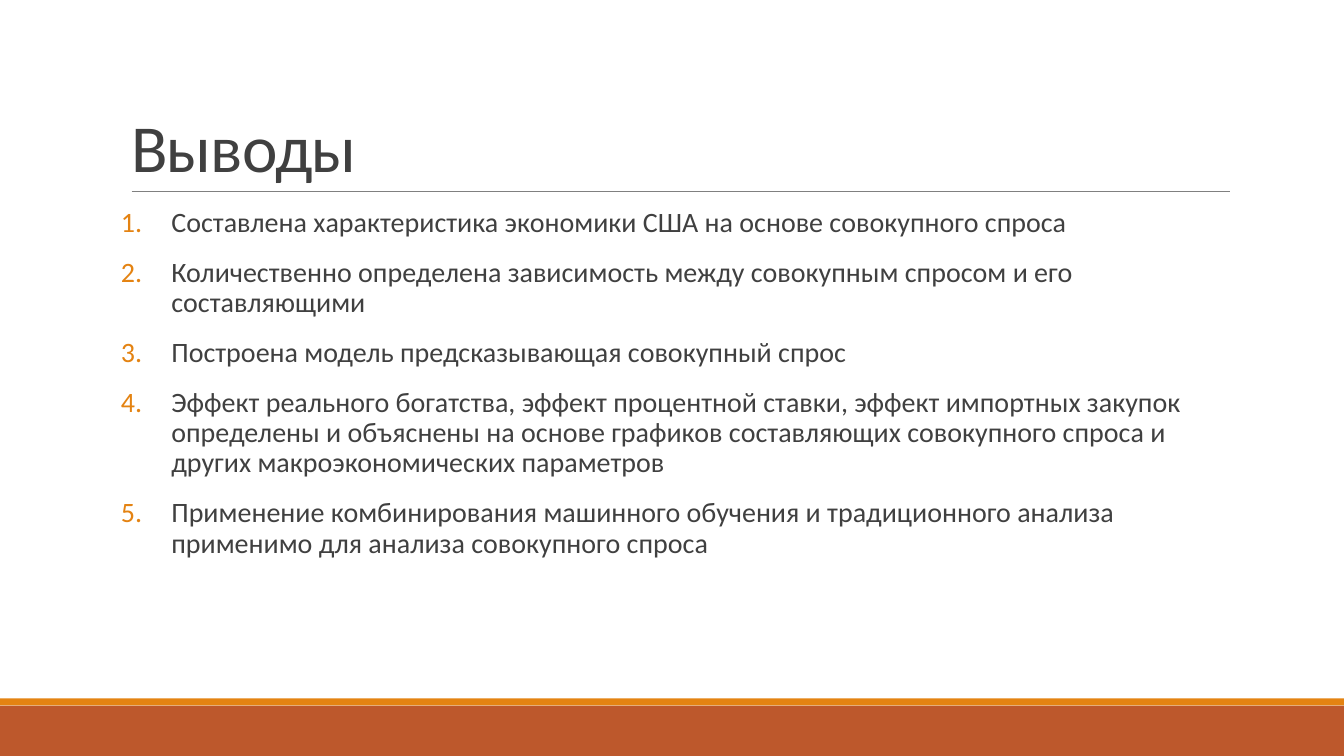
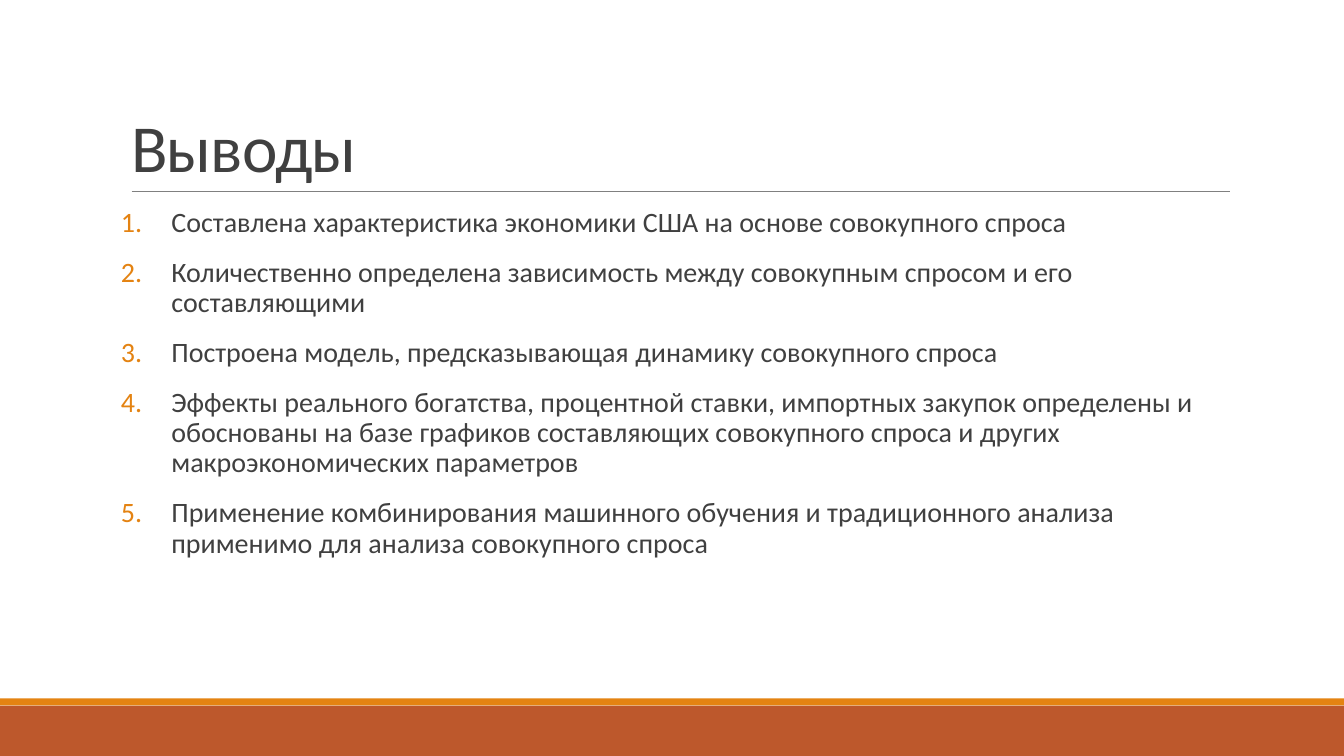
Before and after one commit to AndreyNeveikov/Data_analytics_scientific_works_BSUIR__Python-Pandas-Matplotlib-Scikit-Learn, a slide deck: slide 11 of Task_2/Анализ и предсказание совокупного спроса и его составляющих.pptx. Drawn at 1344x756 pixels with LibreOffice and Linux fonts; fonts in the diff are those of the drawing. Boxes give left, top, right and bottom in pixels: in the first picture for what was removed or moved away, otherwise in the second. Text is boxed around its words. In the diff, an @@ line names an element or a change of style, - is before the commit and + after.

```diff
--- a/Task_2/Анализ и предсказание совокупного спроса и его составляющих.pptx
+++ b/Task_2/Анализ и предсказание совокупного спроса и его составляющих.pptx
@@ text at [171, 344, 1192, 477]: text changed @@
-3. Построена модель предсказывающая совокупный спрос
-4. Эффект реального богатства, эффект процентной ставки, эффект импортных закупок определены и объяснены на основе графиков составляющих совокупного спроса и других макроэкономических параметров
+3. Построена модель, предсказывающая динамику совокупного спроса
+4. Эффекты реального богатства, процентной ставки, импортных закупок определены и обоснованы на базе графиков составляющих совокупного спроса и других макроэкономических параметров
```
Also in this commit, not shown: 1 other file.
